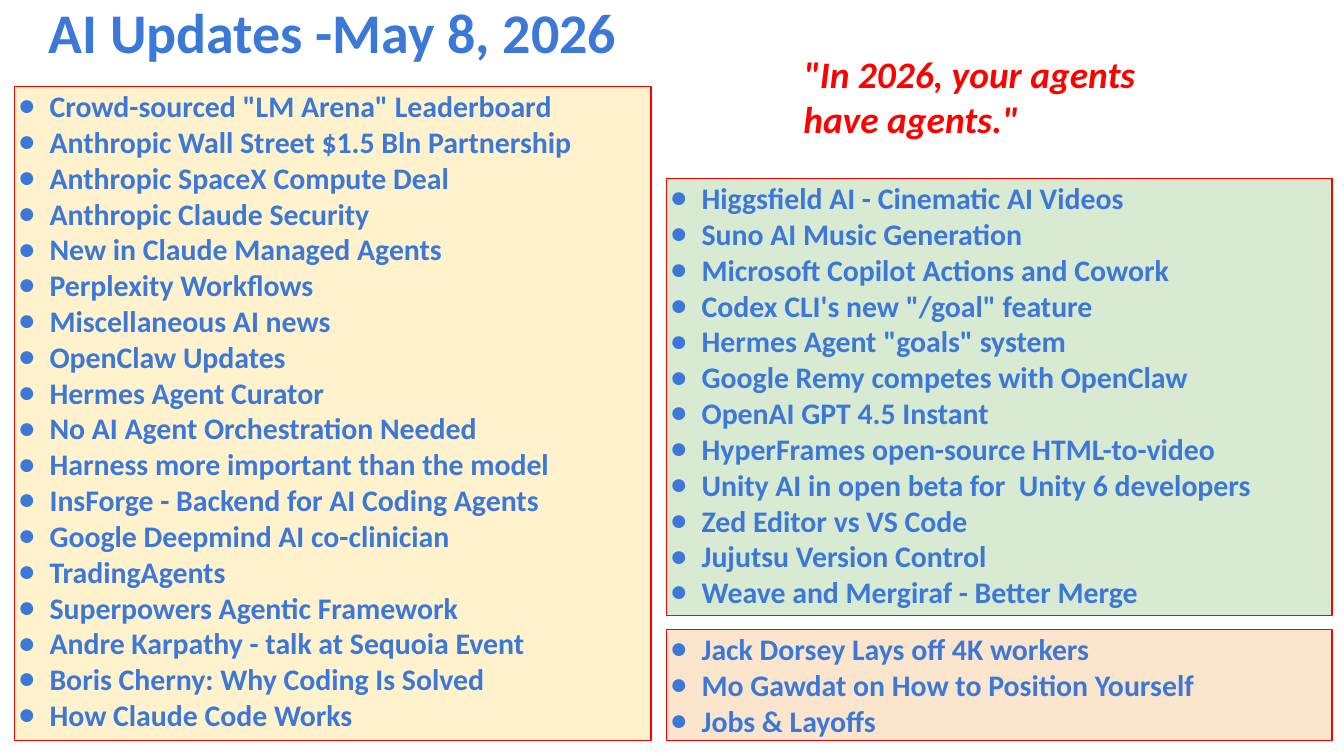
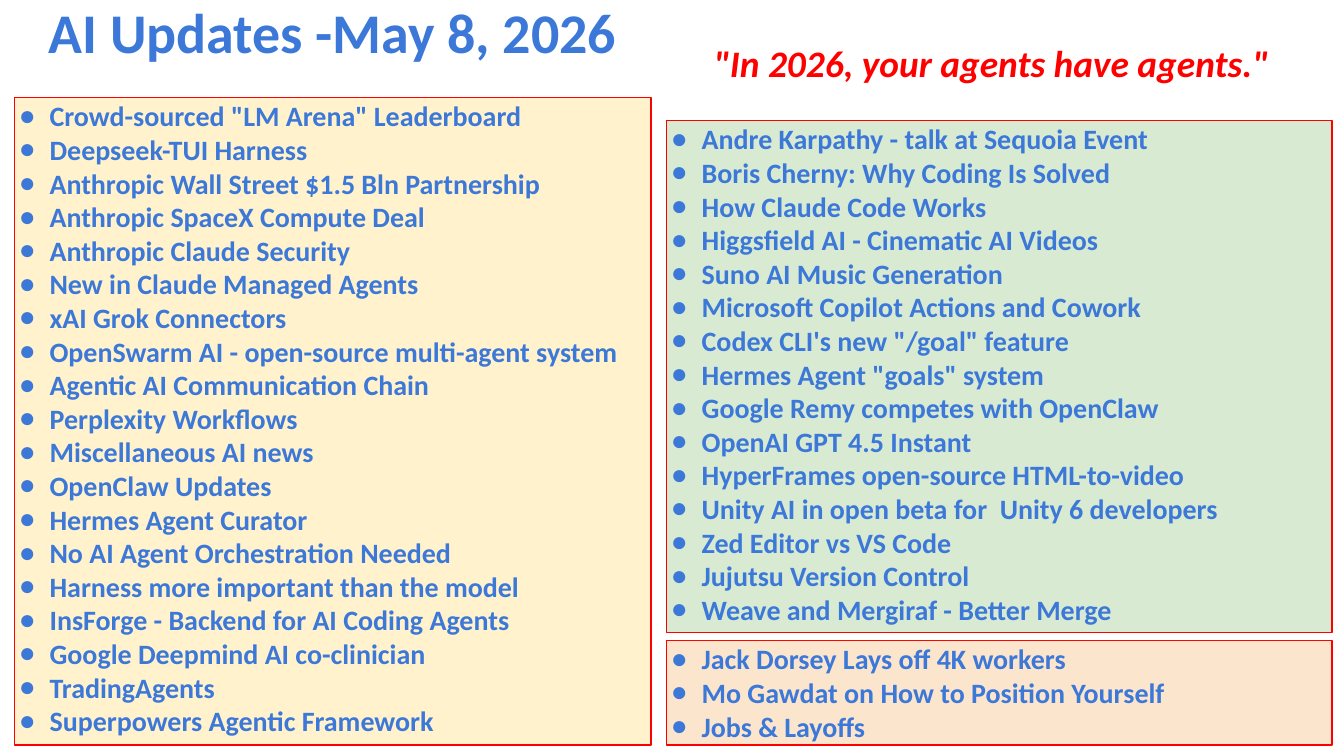
Before and after one commit to lselector/seminar, a slide deck: slide 1 of 2026/2026-05-08-AI-Updates.pptx. Drawn at 1344x756 pixels with LibreOffice and Linux fonts; fonts in the diff are those of the drawing. Boxes give left, top, right and bottom in pixels: in the first picture for what was removed or moved away, otherwise in the second. Text is boxed around its words. In the diff, an @@ line names an element or a change of style, - is before the commit and + after.

```diff
--- a/2026/2026-05-08-AI-Updates.pptx
+++ b/2026/2026-05-08-AI-Updates.pptx
@@ text ""In 2026, your agents have ..." rewrapped from [803, 62, 1135, 140] to [714, 50, 1268, 84] @@
@@ rectangle "Crowd-sourced "LM Arena" Leaderboard": place and size @@
-rectangle "Crowd-sourced "LM Arena" Leaderboard" at [15, 86, 652, 741]
+rectangle "Crowd-sourced "LM Arena" Leaderboard" at [15, 98, 652, 746]
@@ text in rectangle at [50, 106, 539, 736]: size 16 to 15 pt in "Crowd-sourced "LM Arena" Leaderboard", "Anthropic Wall Street $1.5 Bln Partnership", "Anthropic SpaceX Compute Deal", "Anthropic Claude Security" and 11 more places; indent changed @@
@@ text in rectangle at [50, 140, 308, 165]: paragraph added @@
+● Deepseek-TUI Harness
@@ rectangle "Andre Karpathy - talk at ...": place and size @@
-rectangle "Andre Karpathy - talk at ..." at [667, 179, 1332, 616]
+rectangle "Andre Karpathy - talk at ..." at [667, 121, 1332, 633]
@@ text in rectangle at [702, 129, 1147, 217]: paragraphs added @@
+● Andre Karpathy - talk at Sequoia Event
+● Boris Cherny: Why Coding Is Solved
+● How Claude Code Works
@@ text in rectangle at [702, 230, 1218, 625]: size 16 to 15 pt in "Higgsfield AI - Cinematic AI Videos", "Suno AI Music Generation", "Microsoft Copilot Actions and Cowork", "Codex CLI's new "/goal" feature" and 8 more places; indent changed @@
@@ text in rectangle at [50, 308, 617, 400]: paragraphs added @@
+● xAI Grok Connectors
+● OpenSwarm AI - open-source multi-agent system
+● Agentic AI Communication Chain
@@ text in rectangle at [50, 633, 525, 726]: paragraphs removed @@
-● Andre Karpathy - talk at Sequoia Event
-● Boris Cherny: Why Coding Is Solved
-● How Claude Code Works
@@ rectangle "Jack Dorsey Lays off 4K ...": place and size @@
-rectangle "Jack Dorsey Lays off 4K ..." at [667, 629, 1332, 741]
+rectangle "Jack Dorsey Lays off 4K ..." at [667, 641, 1332, 746]
@@ rectangle "Jack Dorsey Lays off 4K ..." at [667, 641, 1332, 746]: size 16 to 15 pt; indent changed @@
```
Also in this commit, not shown: 11 other slides changed, 3 slides added.
